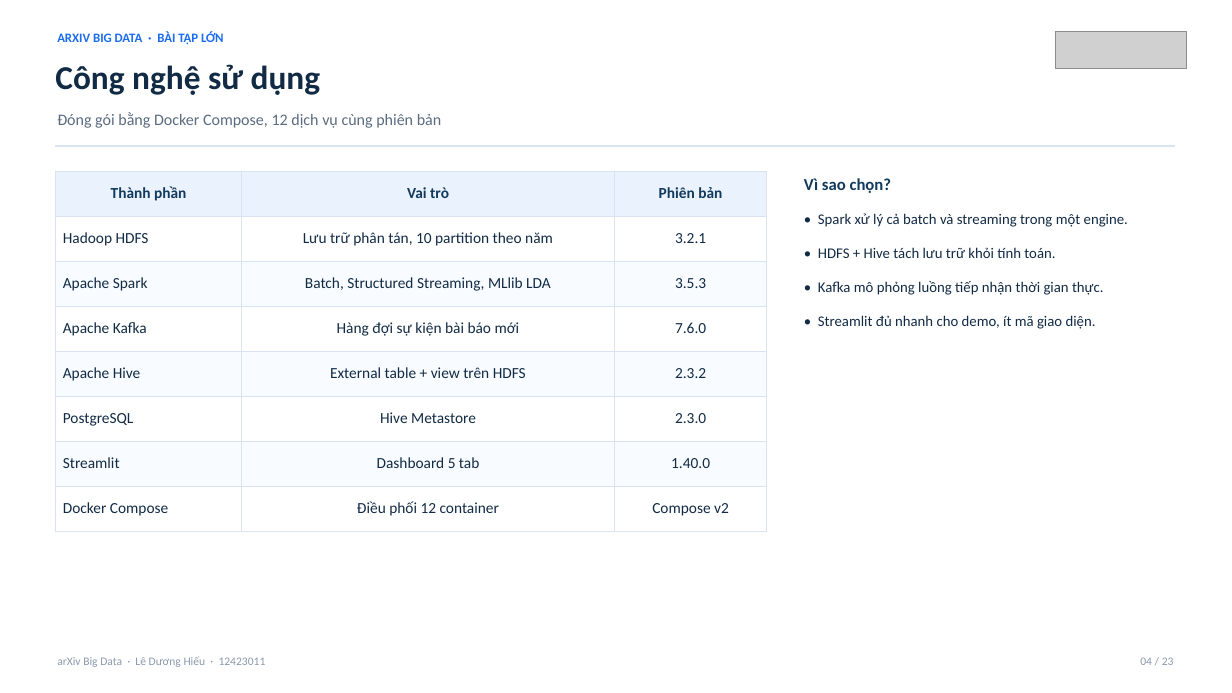
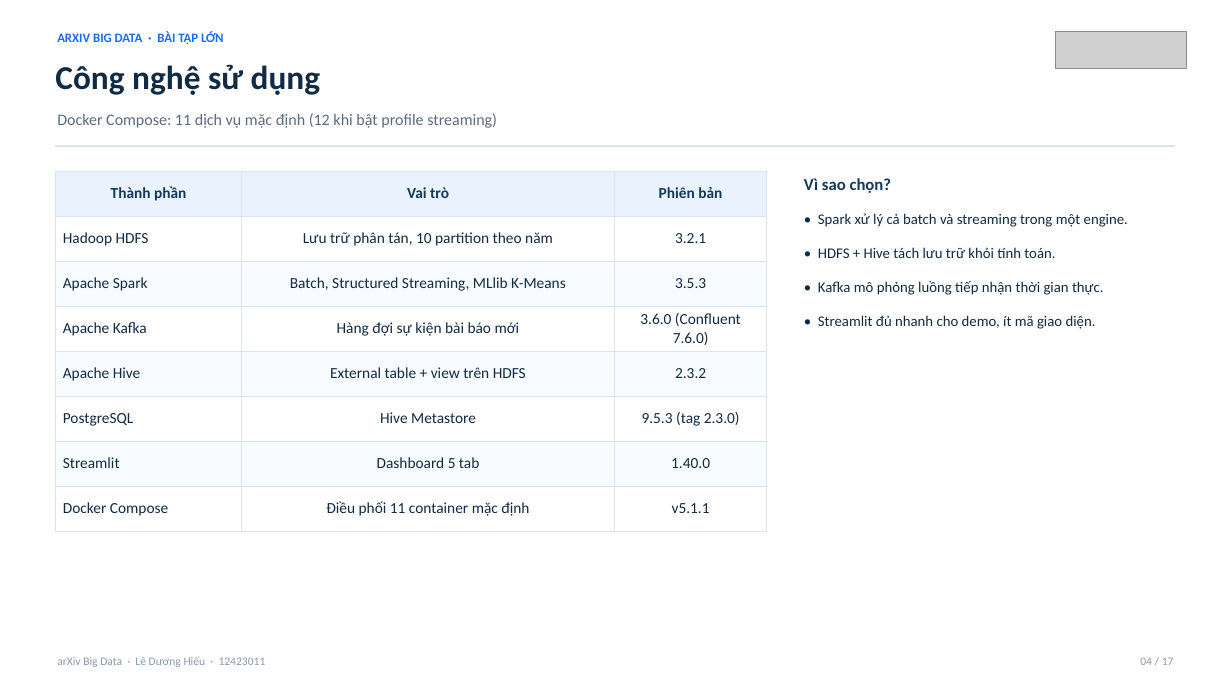
Before and after one commit to LDH-LeHieu18012005/arXiv-Big-Data-Platform, a slide deck: slide 4 of Slide Thuyết trình Xử lý Dữ liệu lớn - Lê Dương Hiếu.pptx. Drawn at 1232x693 pixels with LibreOffice and Linux fonts; fonts in the diff are those of the drawing; grey boxes stand for pictures. Boxes give left, top, right and bottom in pixels: in the first picture for what was removed or moved away, otherwise in the second. Text is boxed around its words. In the diff, an @@ line names an element or a change of style, - is before the commit and + after.

```diff
--- a/Slide Thuyết trình Xử lý Dữ liệu lớn - Lê Dương Hiếu.pptx
+++ b/Slide Thuyết trình Xử lý Dữ liệu lớn - Lê Dương Hiếu.pptx
@@ text at [57, 113, 497, 128]: text changed @@
-Đóng gói bằng Docker Compose, 12 dịch vụ cùng phiên bản
+Docker Compose: 11 dịch vụ mặc định (12 khi bật profile streaming)
@@ table at [55, 171, 767, 531] @@
-row 3, column 2: Batch, Structured Streaming, MLlib LDA
+row 3, column 2: Batch, Structured Streaming, MLlib K-Means
-row 4, column 3: 7.6.0
+row 4, column 3: 3.6.0 (Confluent 7.6.0)
-row 6, column 3: 2.3.0
+row 6, column 3: 9.5.3 (tag 2.3.0)
-row 8, column 2: Điều phối 12 container
+row 8, column 2: Điều phối 11 container mặc định
-row 8, column 3: Compose v2
+row 8, column 3: v5.1.1
@@ text at [1140, 657, 1174, 665]: text changed @@
-04 / 23
+04 / 17
```
Also in this commit, not shown: 14 other slides changed, 2 slides added, 8 slides removed, 47 other files.
